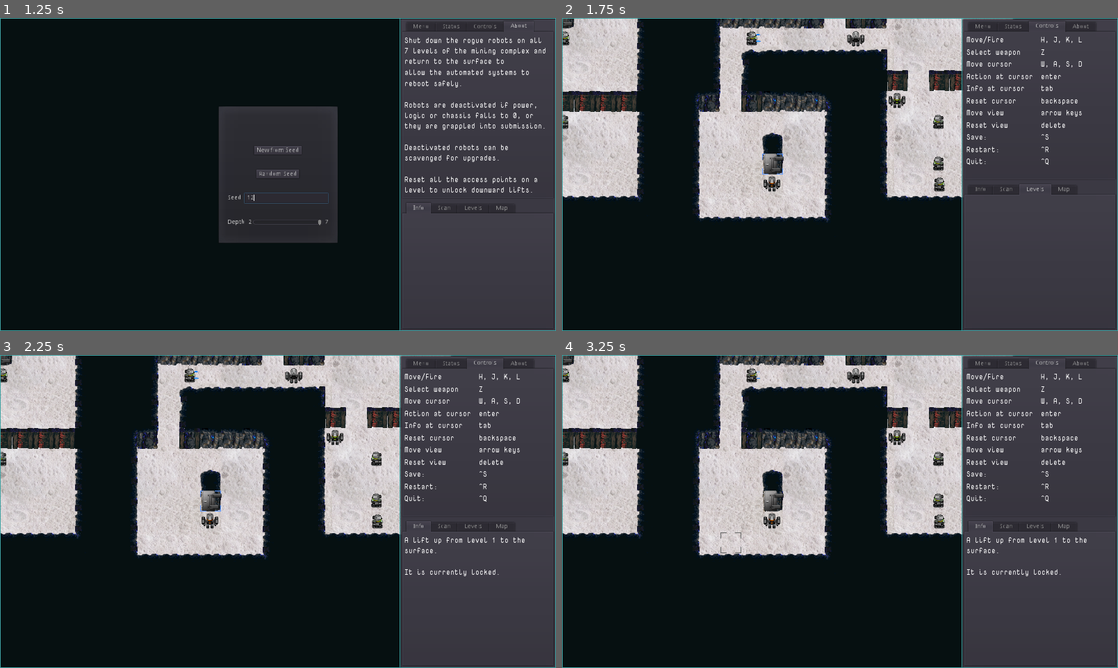
Above: before the commit, frames 1-4 (two rows, left to right).
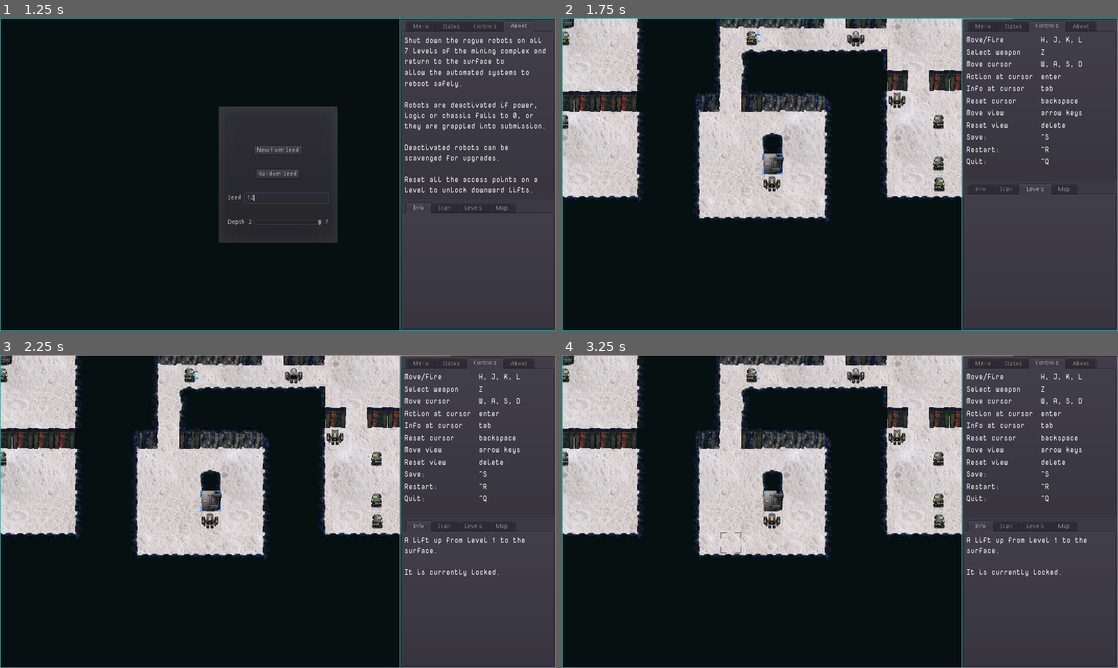
Above: after the commit, the same moments.

Repository: sarrowsmith/quasidroid
Game: Godot game, scene res://Main.tscn
Same seed, same stepped clock (60 frames per second), same inputs: the game is played once before the commit and once after it.
Inputs (mouse positions are in pixels of both pictures, inside the frame that each line leads up to):
- Up to frame 1 (1.25 s): click (289, 199) at 0.52 s; type "12" at 0.6 s
- Up to frame 2 (1.75 s): click "New from Seed" at 1.25 s
- Up to frame 3 (2.25 s): tap Enter at 2 s; move the mouse to (400, 495) at 2.02 s; tap R at 2.1 s; click (400, 495) at 2.17 s
- Up to frame 4 (3.25 s): tap Delete (map_reset) at 2.75 s; move the mouse to (728, 527) at 2.77 s; hold S from 2.78 s (still down); tap Q at 2.85 s

Frame 1 is identical in both runs. In frame 2, less than 0.1% of the frame differs, in the area x 0-69%, y 4-54%; in frame 3, less than 0.1%; in frame 4, less than 0.1%.

Commit message:
Move more knowledge down into Weapons

Diff:
--- a/Main.gd
+++ b/Main.gd
@@ -47,7 +47,7 @@
 	ui_right = Vector2(1, 0)
 }
 # warning-ignore:unused_argument
-func _process(delta):
+func _process(_delta):
 	var position = $View.position
 	for e in view_map:
 		if Input.is_action_pressed(e):
--- a/Main.tscn
+++ b/Main.tscn
@@ -637,8 +637,6 @@
 __meta__ = {
 "_edit_use_anchors_": false
 }
-[connection signal="change_level" from="Player" to="." method="change_level"]
-[connection signal="move" from="Player" to="." method="view_to"]
 [connection signal="pressed" from="View/Panel/Split/UpperPanel/Menu/Save/Button" to="." method="_on_Save_pressed"]
 [connection signal="pressed" from="View/Panel/Split/UpperPanel/Menu/Restart/Button" to="." method="_on_Restart_pressed"]
 [connection signal="pressed" from="View/Panel/Split/UpperPanel/Menu/Quit/Button" to="." method="_on_Quit_pressed"]
--- a/robots/Player.gd
+++ b/robots/Player.gd
@@ -12,7 +12,7 @@
 	is_player = true
 	base = "0"
 	stats = Stats.new()
-	stats.equipment.weapons.append("Plasma")
+	stats.equipment.weapons.append("Blade")
 	baseline = stats.stats.duplicate()
 	add_to_group("player")
 
--- a/robots/Robot.gd
+++ b/robots/Robot.gd
@@ -170,24 +170,14 @@
 	drive = ["none", "basic", "improved", "advanced"],
 	armour = ["none", "standard", "ablative", "active"],
 }
-const weapon_name_map = {
-	Grapple = "grapple",
-	Ram = "ram",
-	Blade = "thermal lance",
-	Probe = "logic probe",
-	Plasma = "plasma beam",
-	Laser = "laser",
-	Dual = "plasma barrage",
-	Ion = "ion cannon",
-	Projectile = "rail gun",
-	EMP = "EMP",
-}
 func item_to_string(item):
 	match item:
 		"extras":
-			return PoolStringArray(stats.equipment.extras).join(", ")
+			if stats.equipment.extras:
+				return PoolStringArray(stats.equipment.extras).join(", ")
+			return "none"
 		"weapons":
-			return weapon_name_map[get_weapon()]
+			return weapons.get_weapon_name()
 	return item_name_map[item][stats.equipment[item]]
 
 
@@ -228,7 +218,7 @@
 	var zapped = get_sprite("Robot/Hit")
 	if not zapped:
 		return
-	level.world.player.state == WAIT
+	level.world.player.state = WAIT
 	zapped.set_visible(true)
 	zapped.play()
 	while count > 0:
--- a/robots/Rogue.gd
+++ b/robots/Rogue.gd
@@ -20,6 +20,7 @@
 
 	stats = Stats.new()
 	stats.create(level.level)
+	stats.equipment.extras.append("none")
 	combat = len(stats.equipment.weapons) - 1
 
 	equip(true)
--- a/robots/Weapons.gd
+++ b/robots/Weapons.gd
@@ -1,8 +1,30 @@
 extends Node2D
 
 
-var melee = false
+enum {GRAPPLE, RAM, BLADE, PROBE, PROJECTILE, EMP}
+
+const stats_map = {
+	Grapple = ["grapple", GRAPPLE],
+	Ram = ["ram", RAM],
+	Blade = ["thermal lance", BLADE],
+	Probe = ["logic probe", PROBE],
+	Plasma = ["plasma beam", BLADE],
+	Laser = ["laser", BLADE],
+	Dual = ["plasma barrage", BLADE],
+	Ion = ["ion cannon", RAM],
+	Projectile = ["rail gun", PROJECTILE],
+	EMP = ["EMP", EMP],
+}
+
 var location = Vector2.ZERO
+
+
+func get_weapon_name():
+	return stats_map[owner.get_weapon()][0]
+
+
+func get_damage_type():
+	return stats_map[owner.get_weapon()][1]
 
 
 func shoot():
